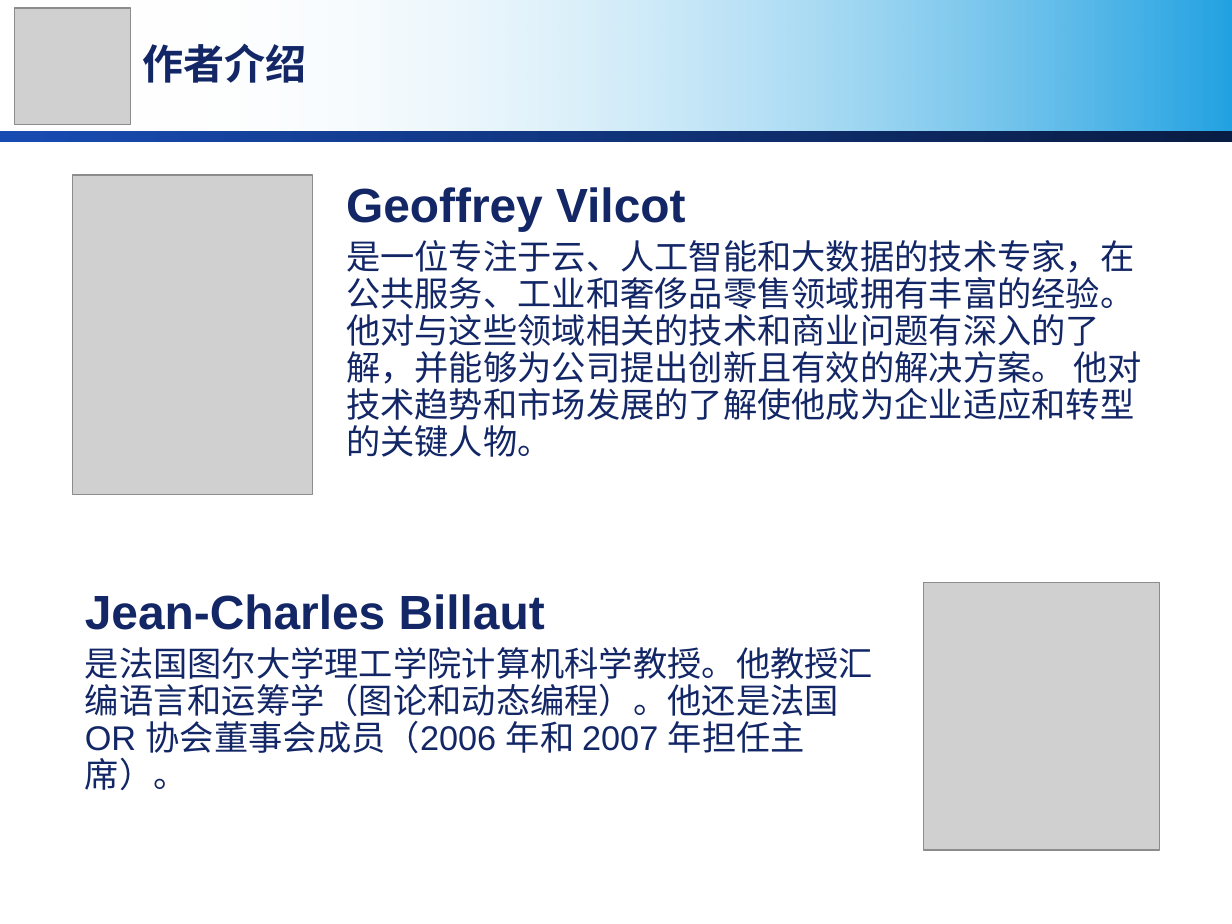
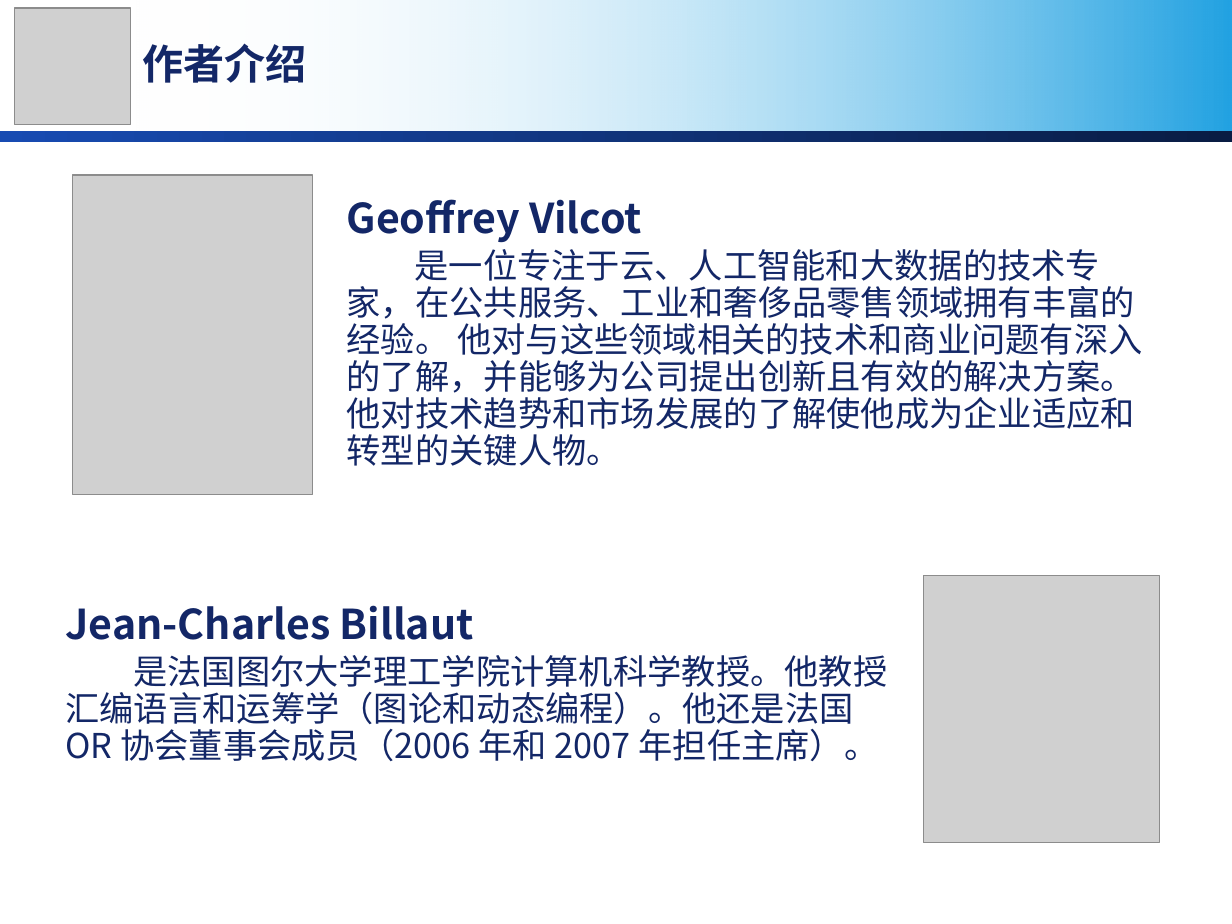
Before and after one commit to MirrichWangD/MUST, a slide deck: slide 3 of 管理學導論/presentation.pptx. Drawn at 1232x924 pixels with LibreOffice and Linux fonts; fonts in the diff are those of the drawing; grey boxes stand for pictures; background and template pictures are left out. Boxes give left, top, right and bottom in pixels: in the first picture for what was removed or moved away, otherwise in the second. Text is boxed around its words. In the diff, an @@ line names an element or a change of style, - is before the commit and + after.

```diff
--- a/管理學導論/presentation.pptx
+++ b/管理學導論/presentation.pptx
@@ text "Geoffrey Vilcot": place and size @@
-text "Geoffrey Vilcot" at [346,187,1143,457]
+text "Geoffrey Vilcot" at [347,199,1143,466]
@@ text "Geoffrey Vilcot" at [347,199,1143,466]: size 28 to 24 pt in "Geoffrey Vilcot"; font Arial to Noto Sans CJK SC @@
@@ text "Jean-Charles Billaut": place and size @@
-text "Jean-Charles Billaut" at [85,594,873,790]
+text "Jean-Charles Billaut" at [65,605,887,761]
@@ text "Jean-Charles Billaut" at [65,605,887,761]: size 28 to 24 pt in "Jean-Charles Billaut"; font Arial to Noto Sans CJK SC @@
@@ picture: place and size @@
-picture at [923,583,1159,850]
+picture at [923,575,1159,843]
```
Also in this commit, not shown: 2 other slides changed, 4 slides added, 1 slide removed, 1 other file.
